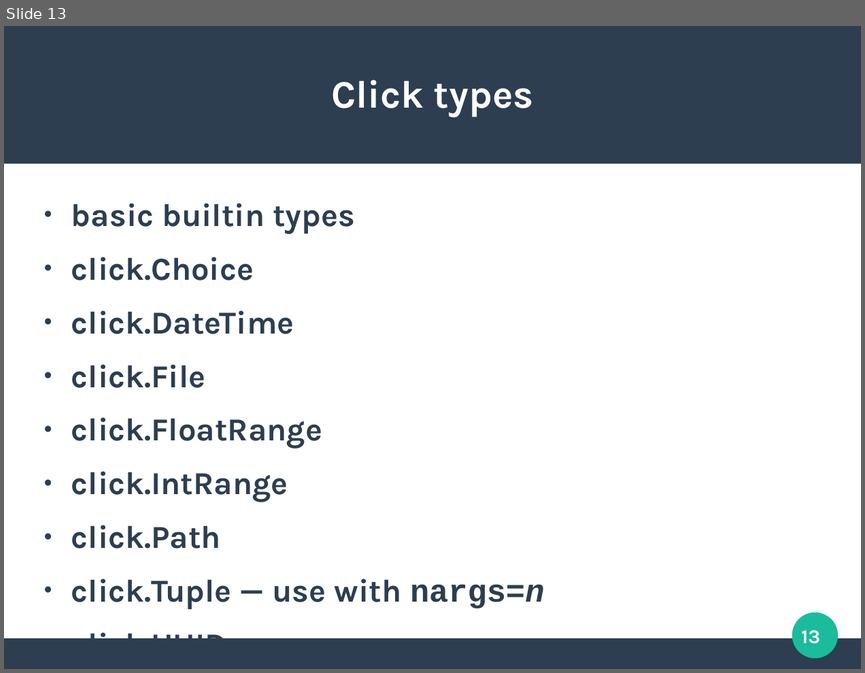
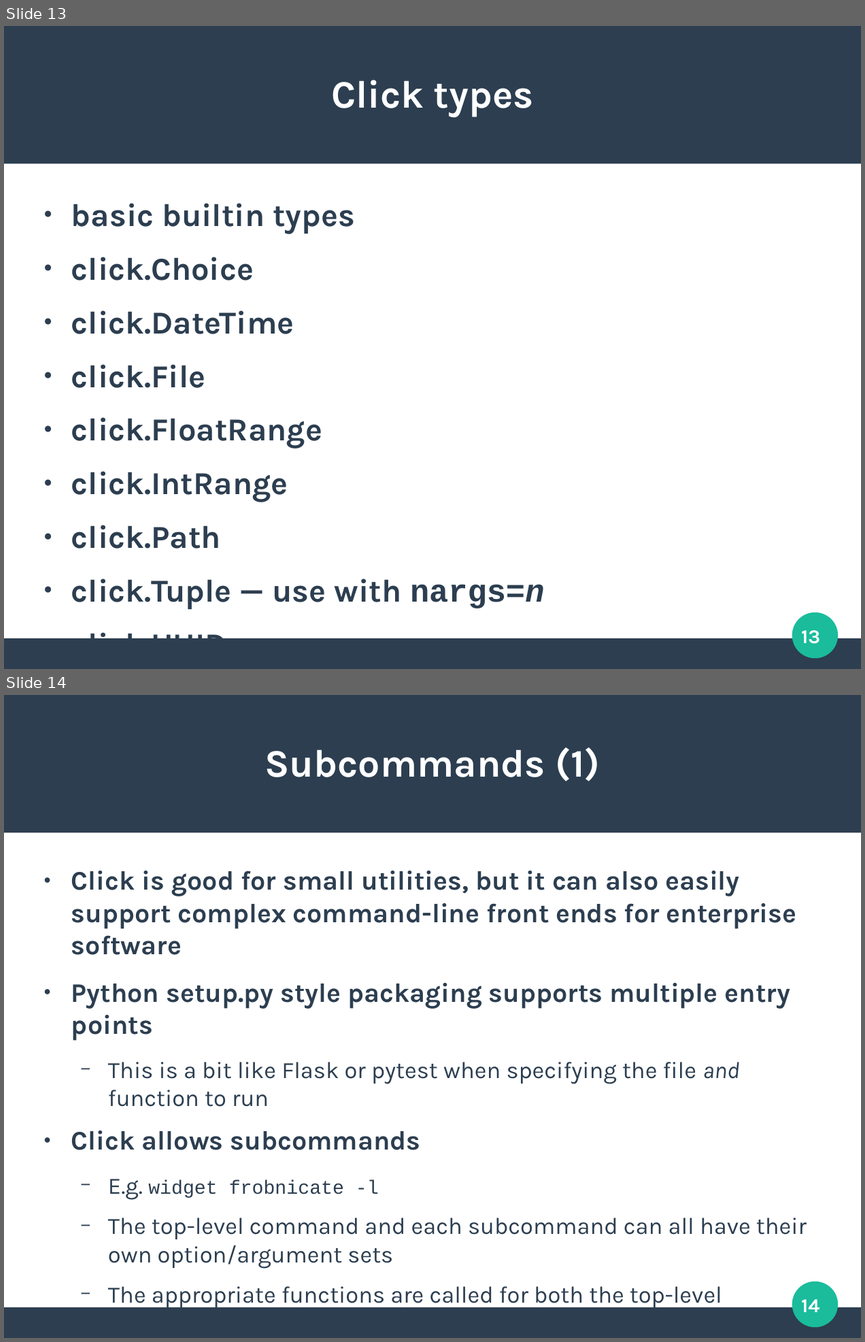
Before and after one commit to unixnut/Python-Click-talk, a slide deck: Python-Click-talk slides.odp. Shown one above the other, each under a label of ours: slide 13 before the commit, slides 13 and 14 after it. The pictures are 865x673 and 865x1342 pixels, drawn with LibreOffice and Linux fonts; fonts in the diff are those of the drawing. Boxes give left, top, right and bottom in pixels: in the first picture for what was removed or moved away, otherwise in the second. Text is boxed around its words. In the diff, an @@ line names an element or a change of style, - is before the commit and + after.

```diff
--- a/Python-Click-talk slides.odp
+++ b/Python-Click-talk slides.odp
@@ slide 14 added at (4,695,861,1338), background #FFFFFF; not listed: 3 template elements that a slide beside it also shows @@
@@ title added at (264,747,600,781), 36 pt, text #FFFFFF, bold @@
+Subcommands (1)
@@ text added at (71,870,806,1337), 21.7 pt, text #2C3E50 @@
+● Click is good for small utilities, but it can also easily support complex command-line front ends for enterprise software
+● Python setup.py style packaging supports multiple entry points
+  − This is a bit like Flask or pytest when specifying the file and function to run
+● Click allows subcommands
+  − E.g. widget frobnicate -l
+  − The top-level command and each subcommand can all have their own option/argument sets
+  − The appropriate functions are called for both the top-level command and the subcommand
@@ page number added at (801,1299,819,1312), 18 pt, text #FFFFFF, bold @@
+14
```
Also in this commit, not shown: 5 slides changed, 3 other slides added, 2 slides removed, 1 other file.
